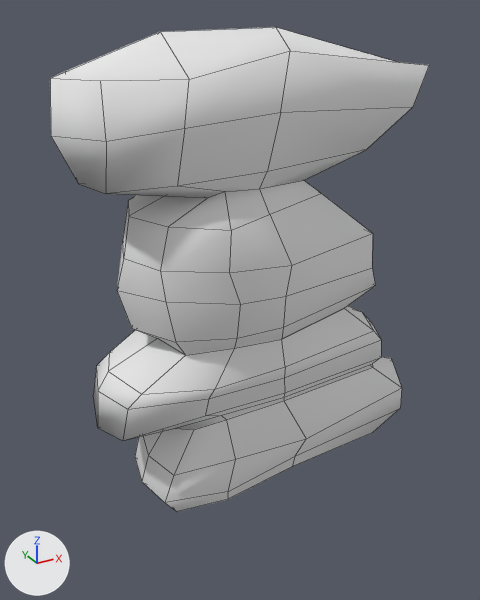
What one commit did to the OBJ model Assets/Models/Environment/Level2/StoneFormation/StoneFormation.obj.
One viewpoint serves both versions: a camera (50 mm lens) standing at (-1.77, -3.23, 3.07) and looking at (0.02, 0.02, 1.44). Lighting does not change. The marker at lower left points along +X, +Y and +Z. Mesh edges are drawn as thin lines. Where no turn or scale is listed for an object, it has been applied to the vertices. Vertices at the same position are counted once.

Names of what the first picture shows: 'StoneFormation'.
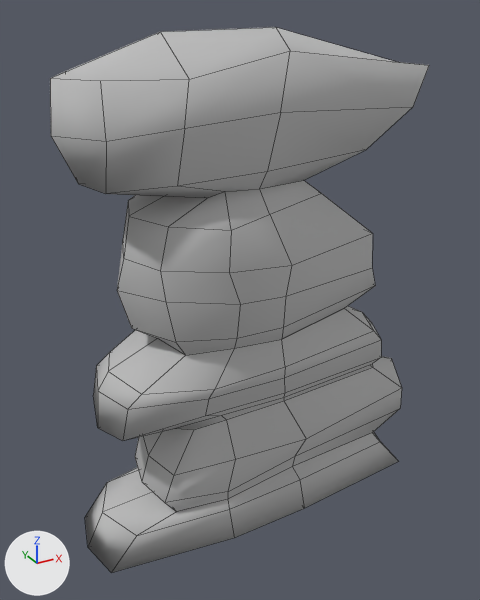
Changed parts and their boxes (x1, y1, x2, y2) in the pictures (480 x 600 px):
'StoneFormation', recoloured, reshaped (13% taller)
    before: (50, 27, 429, 512)
    after: (50, 27, 429, 573)
part 1 of me_stoneformation, added
    after: (85, 432, 398, 573)

The edits, one by one:
Material 'unwrapChekcerShaderSG' (mat_unwrapchekcershadersg) changes colour from white #e7e7e7 to grey #bcbcbc; in linear values from (0.8, 0.8, 0.8) to (0.5, 0.5, 0.5).
me_stoneformation is used by ob_stoneformation; location (0.0, 0.0, 0.0).
me_stoneformation had 175 vertices, 166 faces and spanned x -1.02..1.27, y -0.49..0.49, z 0.25..2.97.
me_stoneformation now has 197 vertices, 192 faces and spans x -1.07..1.27, y -0.49..0.49, z 0.0..2.97.
Part 1, on me_stoneformation:
22 vertices are added at x -1.07..1.24, y -0.37..0.37, z 0.0..0.26.
26 new faces join them.
